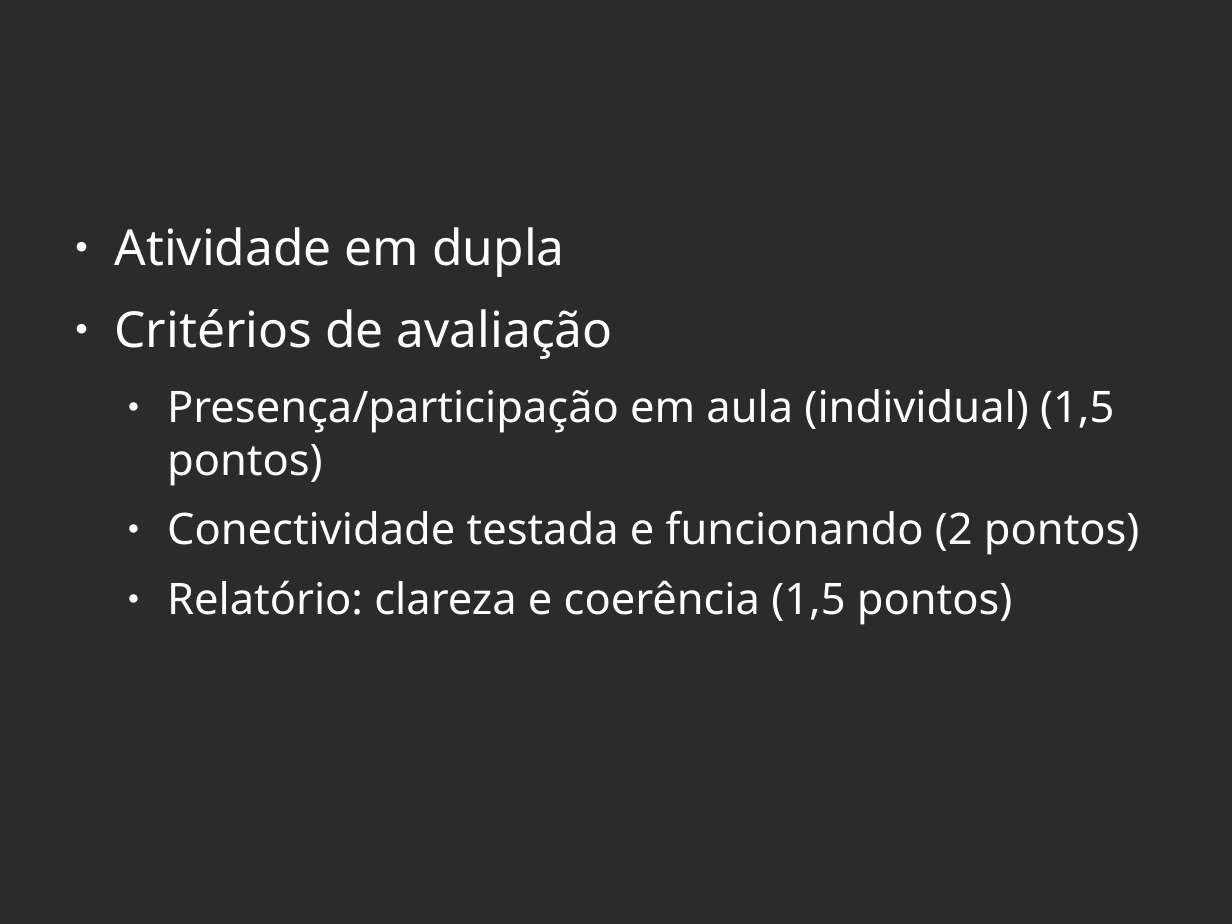
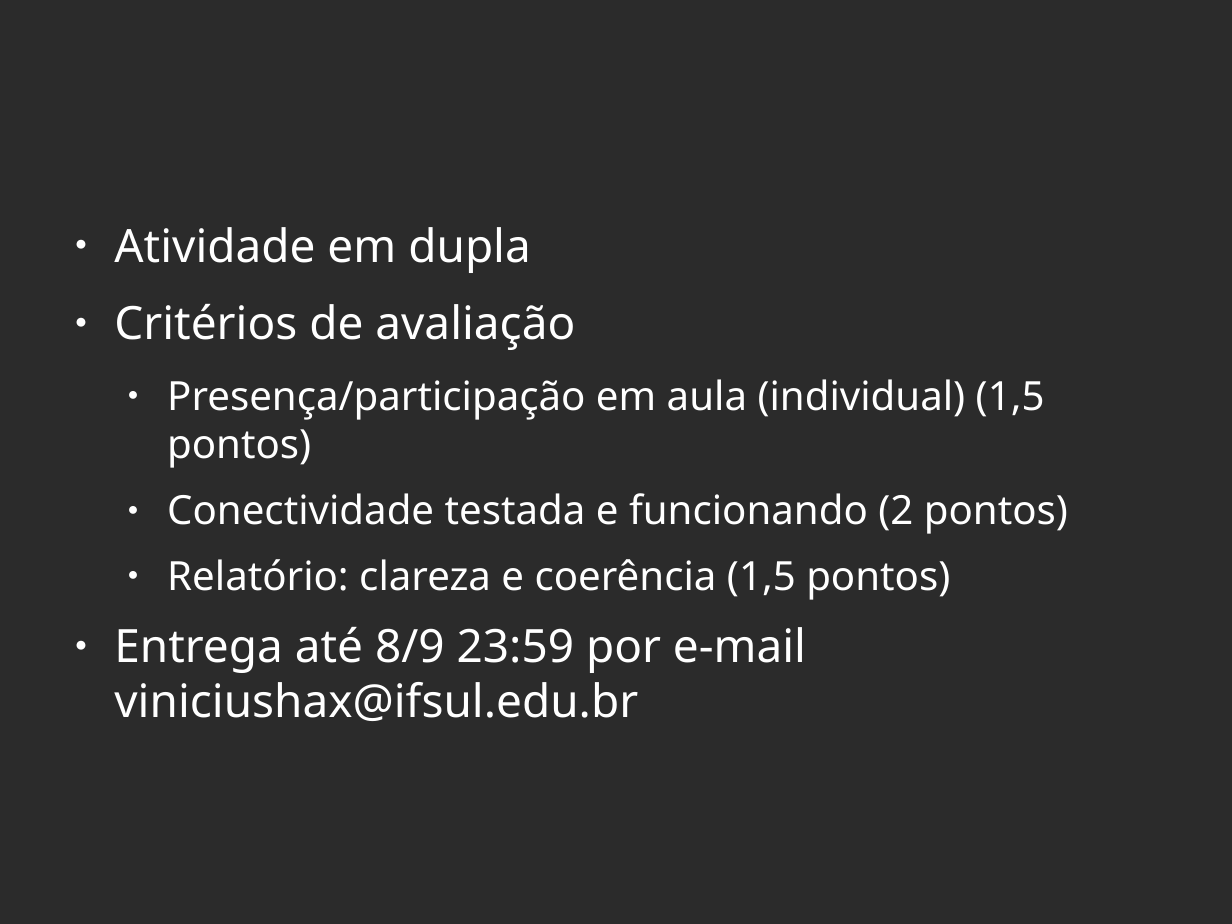
Before and after one commit to viniciusalveshax/aulas, a slide deck: slide 13 of redes-2/pdf10-roteadores2-rotas-estaticas/pdf10-roteadores2-rotas-estaticas.odp. Drawn at 1232x924 pixels with LibreOffice and Linux fonts; fonts in the diff are those of the drawing; background and template pictures are left out; a plain dark background stands for a picture behind light text. Boxes give left, top, right and bottom in pixels: in the first picture for what was removed or moved away, otherwise in the second. Text is boxed around its words. In the diff, an @@ line names an element or a change of style, - is before the commit and + after.

```diff
--- a/redes-2/pdf10-roteadores2-rotas-estaticas/pdf10-roteadores2-rotas-estaticas.odp
+++ b/redes-2/pdf10-roteadores2-rotas-estaticas/pdf10-roteadores2-rotas-estaticas.odp
@@ text at (x1=114, y1=227, x2=1068, y2=600): size 32 to 29.6 pt in "Atividade em dupla", "Critérios de avaliação"; size 28 to 25.9 pt in "Presença/participação em aula (individual) (1,5 pontos)", "Conectividade testada e funcionando (2 pontos)", "Relatório: clareza e coerência (1,5 pontos)" @@
@@ text at (x1=114, y1=627, x2=806, y2=721): paragraph added @@
+● Entrega até 8/9 23:59 por e-mail viniciushax@ifsul.edu.br
```
Also in this commit, not shown: 1 other file.
